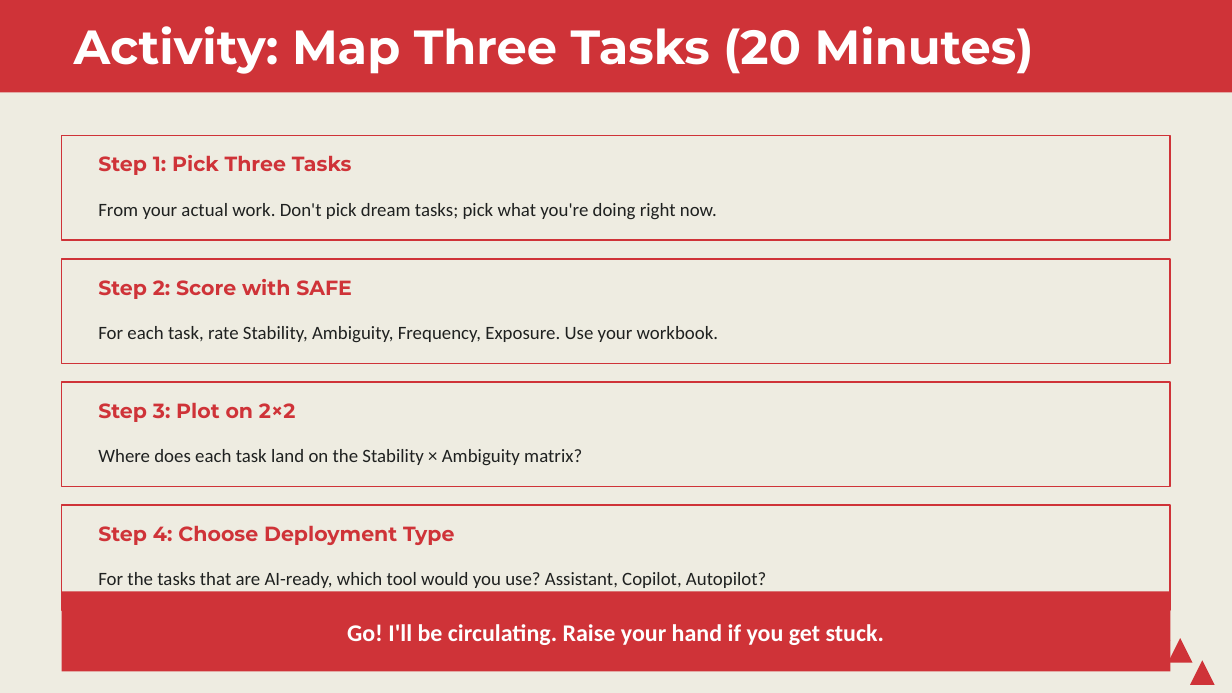
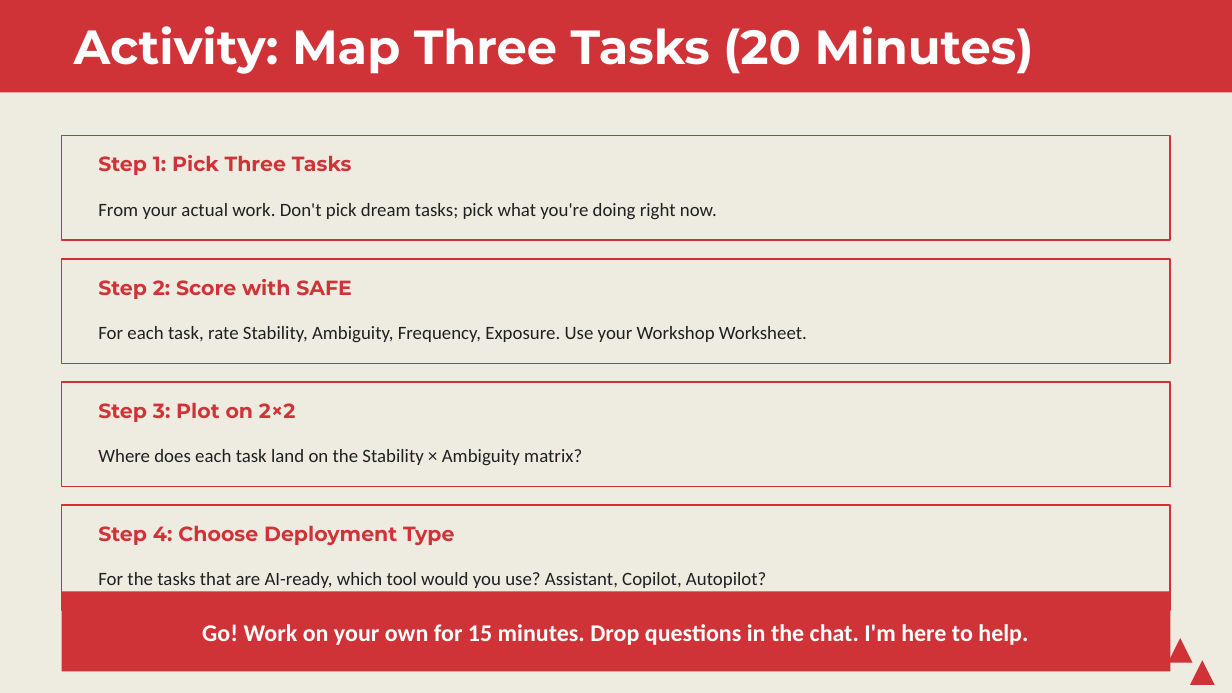
Before and after one commit to stringfestdata/map-excel-workflows-to-ai, a slide deck: slide 22 of workshop-slides.pptx (slide 20 before the commit). Drawn at 1232x693 pixels with LibreOffice and Linux fonts; fonts in the diff are those of the drawing. Boxes give left, top, right and bottom in pixels: in the first picture for what was removed or moved away, otherwise in the second. Text is boxed around its words. In the diff, an @@ line names an element or a change of style, - is before the commit and + after.

```diff
--- a/workshop-slides.pptx
+++ b/workshop-slides.pptx
@@ text at <box>98,326,807,343</box>: text changed @@
-For each task, rate Stability, Ambiguity, Frequency, Exposure. Use your workbook.
+For each task, rate Stability, Ambiguity, Frequency, Exposure. Use your Workshop Worksheet.
@@ text at <box>202,624,1028,645</box>: text changed @@
-Go! I'll be circulating. Raise your hand if you get stuck.
+Go! Work on your own for 15 minutes. Drop questions in the chat. I'm here to help.
```
Also in this commit, not shown: 14 other slides changed, 2 slides added, 2 other files.
